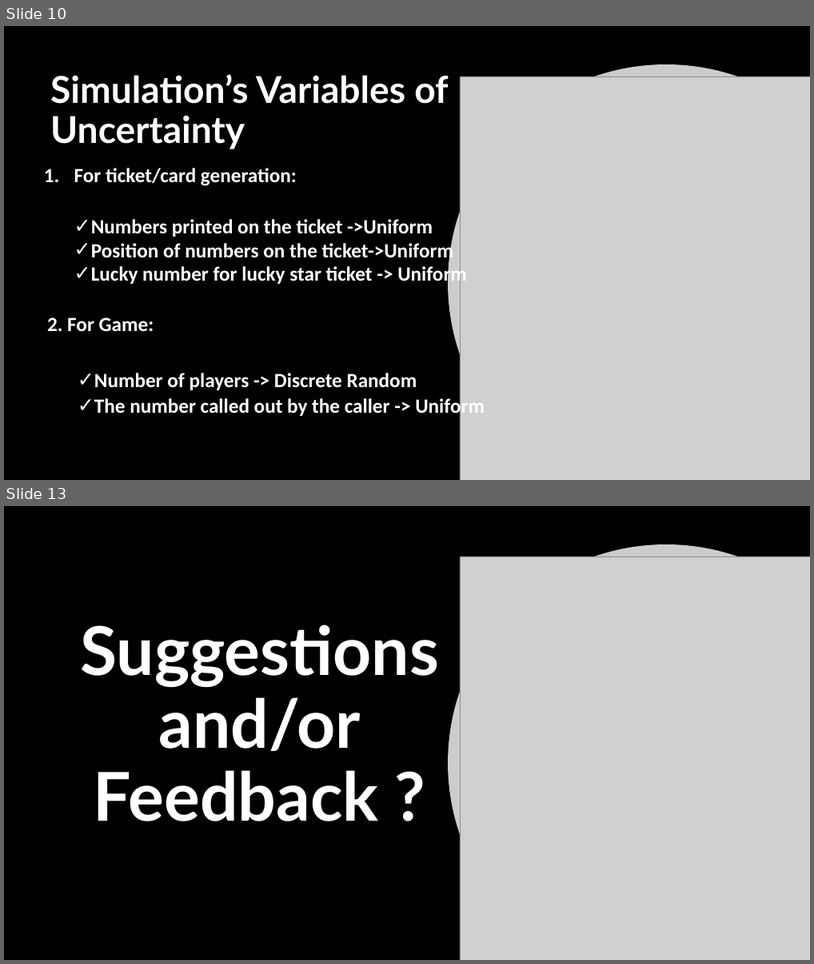
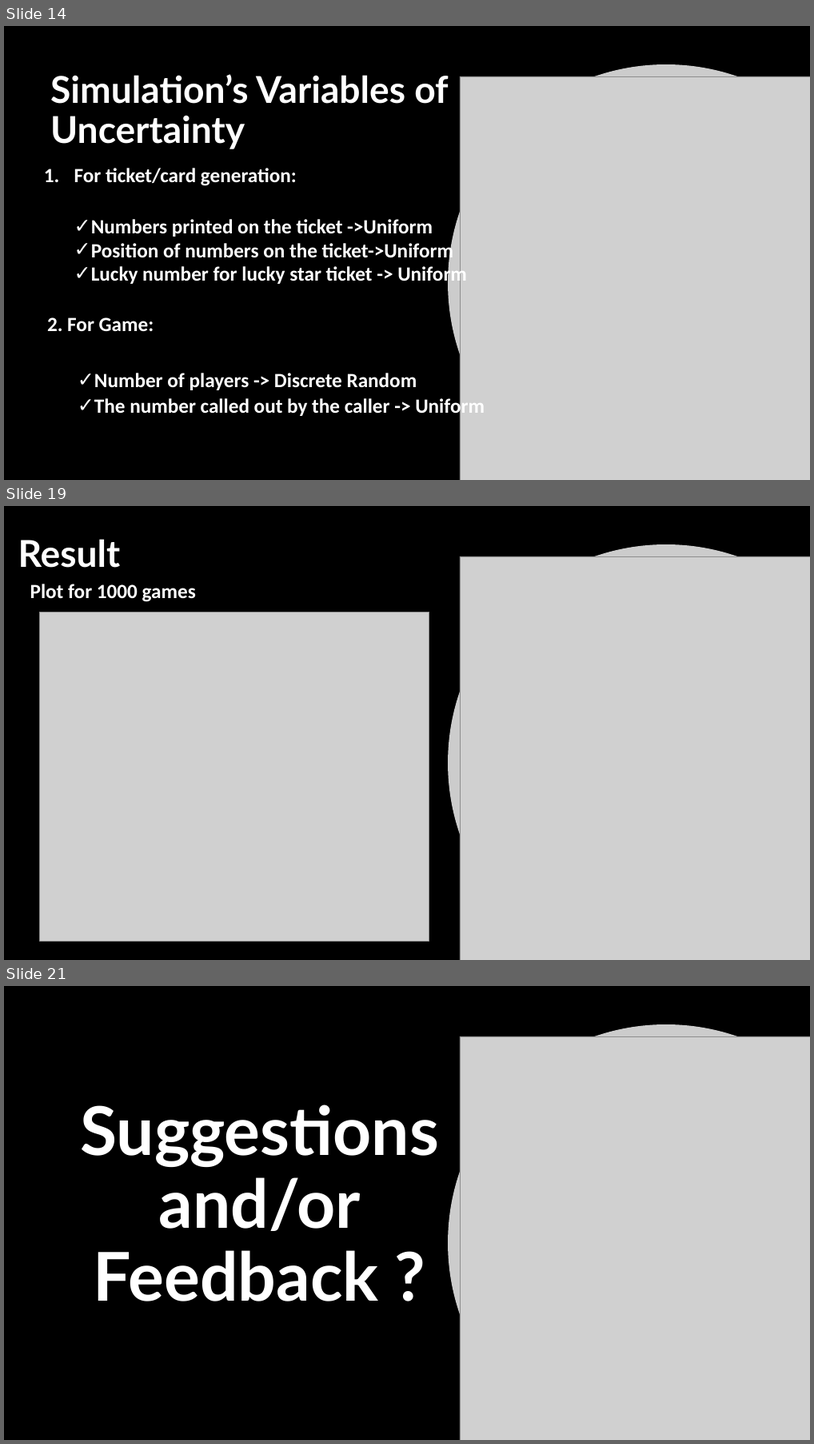
Before and after one commit to aarushi50/BINGO-A-Monte-Carlo-Application, a slide deck: Bingo.pptx. Shown one above the other, each under a label of ours: slides 10 and 13 before the commit, slides 14, 19 and 21 after it; the slides between them are not shown. The pictures are 814x964 and 814x1444 pixels, drawn with LibreOffice and Linux fonts; fonts in the diff are those of the drawing; grey boxes stand for pictures; background and template pictures are left out. Boxes give left, top, right and bottom in pixels: in the first picture for what was removed or moved away, otherwise in the second. Text is boxed around its words. In the diff, an @@ line names an element or a change of style, - is before the commit and + after.

Commit message:
Delivered on 04/20/18 / Updated on 05/04/18
Updated slides as per the generated results.

```diff
--- a/Bingo.pptx
+++ b/Bingo.pptx
@@ slide 19 added at <box>4,506,810,960</box>, background picture (left out) @@
@@ title added at <box>18,539,121,568</box>, 44 pt, text #FFFFFF, bold @@
+Result
@@ freeform shape added at <box>448,544,810,960</box>, fill #FFFFFF at 80% opacity @@
@@ picture added at <box>460,556,810,960</box> @@
@@ text added at <box>30,584,196,602</box>, 24 pt, text #FFFFFF, bold @@
+Plot for 1000 games
@@ picture added at <box>39,612,430,940</box> @@
@@ what was slide 10 is now slide 14 @@
@@ what was slide 13 is now slide 21 @@
```
Also in this commit, not shown: 3 slides changed, 7 other slides added.
